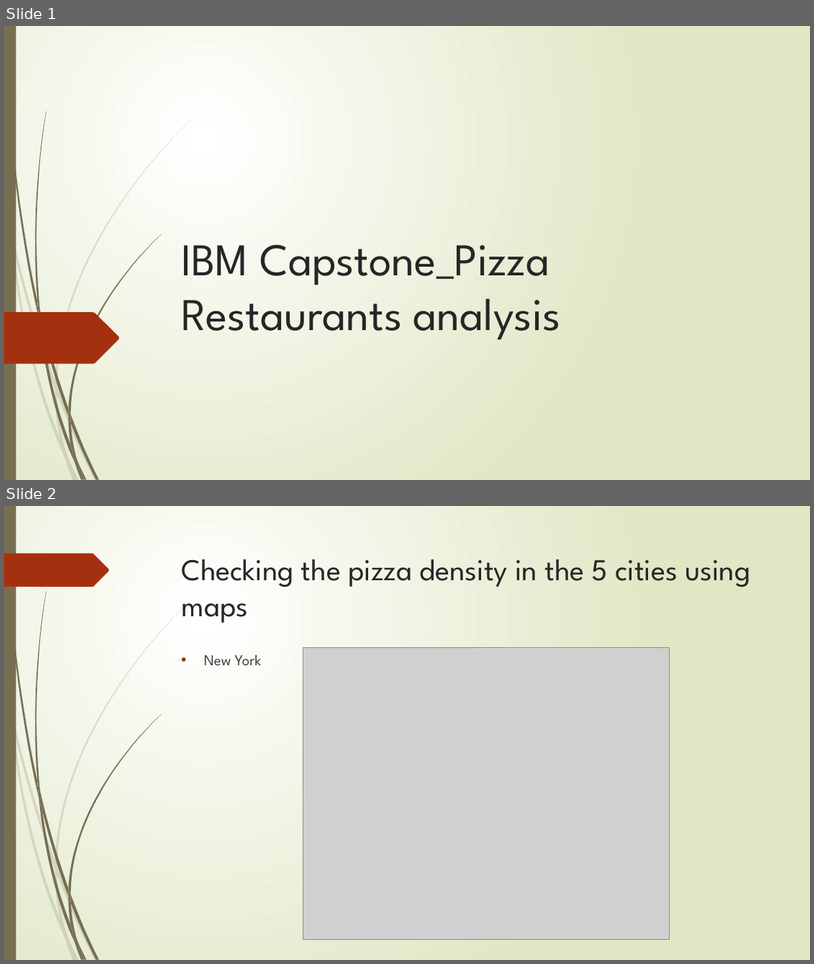
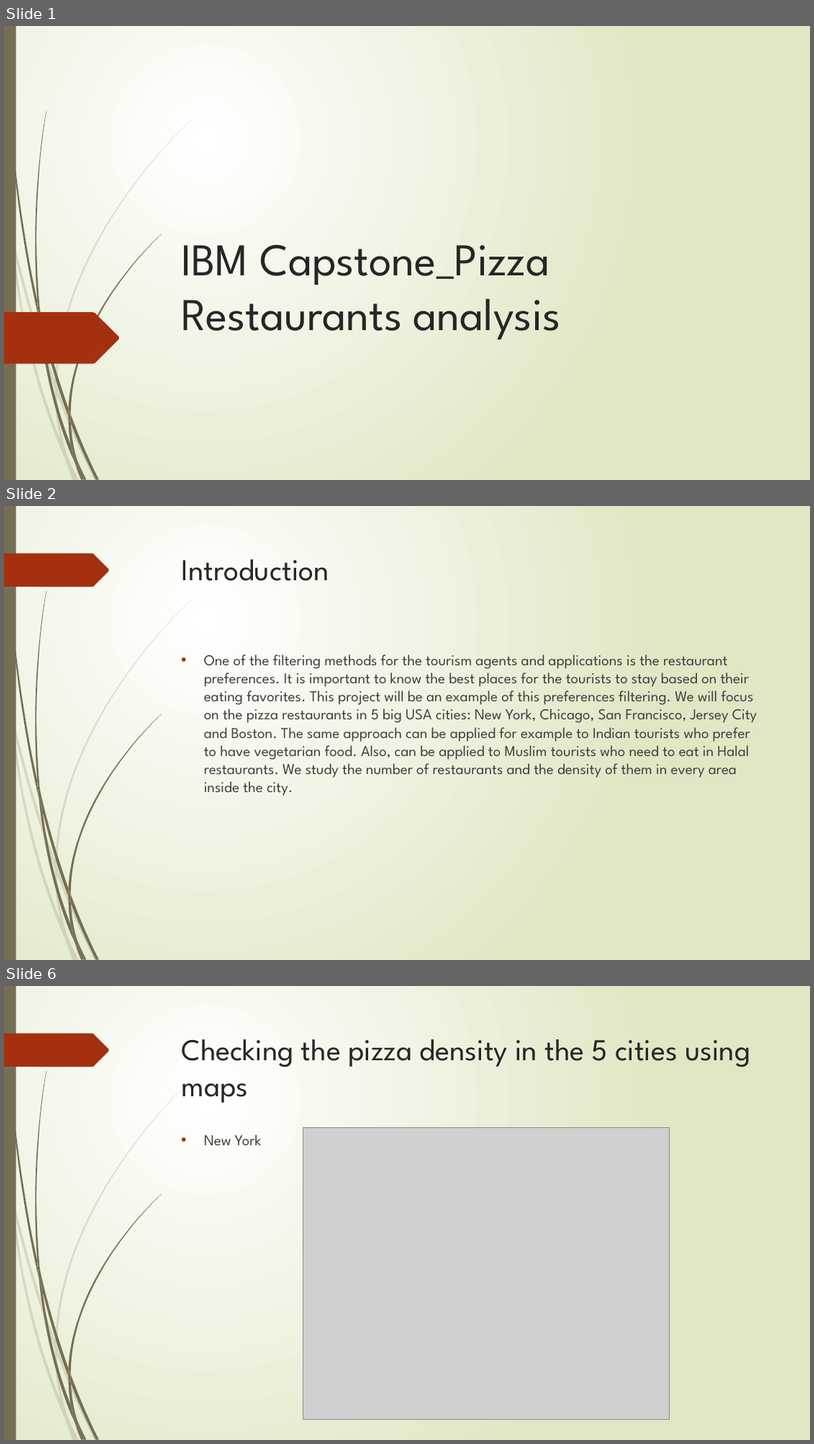
Before and after one commit to Zimi1214/Coursera_Capstone, a slide deck: IBM Capstone_Pizza Restaurants analysis.pptx. Shown one above the other, each under a label of ours: slides 1 and 2 before the commit, slides 1, 2 and 6 after it; the slides between them are not shown. The pictures are 814x964 and 814x1444 pixels, drawn with LibreOffice and Linux fonts; fonts in the diff are those of the drawing; grey boxes stand for pictures. Boxes give left, top, right and bottom in pixels: in the first picture for what was removed or moved away, otherwise in the second. Text is boxed around its words. In the diff, an @@ line names an element or a change of style, - is before the commit and + after.

```diff
--- a/IBM Capstone_Pizza Restaurants analysis.pptx
+++ b/IBM Capstone_Pizza Restaurants analysis.pptx
@@ slide 2 added at box(4, 506, 810, 960), background gradient #FFFFFF to #DFE8C4; not listed: 24 template elements that a slide beside it also shows @@
@@ title added at box(182, 559, 329, 581), 36 pt, text #262626 @@
+Introduction
@@ text added at box(204, 654, 757, 795), 18 pt, text #404040 @@
+• One of the filtering methods for the tourism agents and applications is the restaurant preferences. It is important to know the best places for the tourists to stay based on their eating favorites. This project will be an example of this preferences filtering. We will focus on the pizza restaurants in 5 big USA cities: New York, Chicago, San Francisco, Jersey City and Boston. The same approach can be applied for example to Indian tourists who prefer to have vegetarian food. Also, can be applied to Muslim tourists who need to eat in Halal restaurants. We study the number of restaurants and the density of them in every area inside the city.
@@ what was slide 2 is now slide 6 @@
```
Also in this commit, not shown: 3 other slides added.
